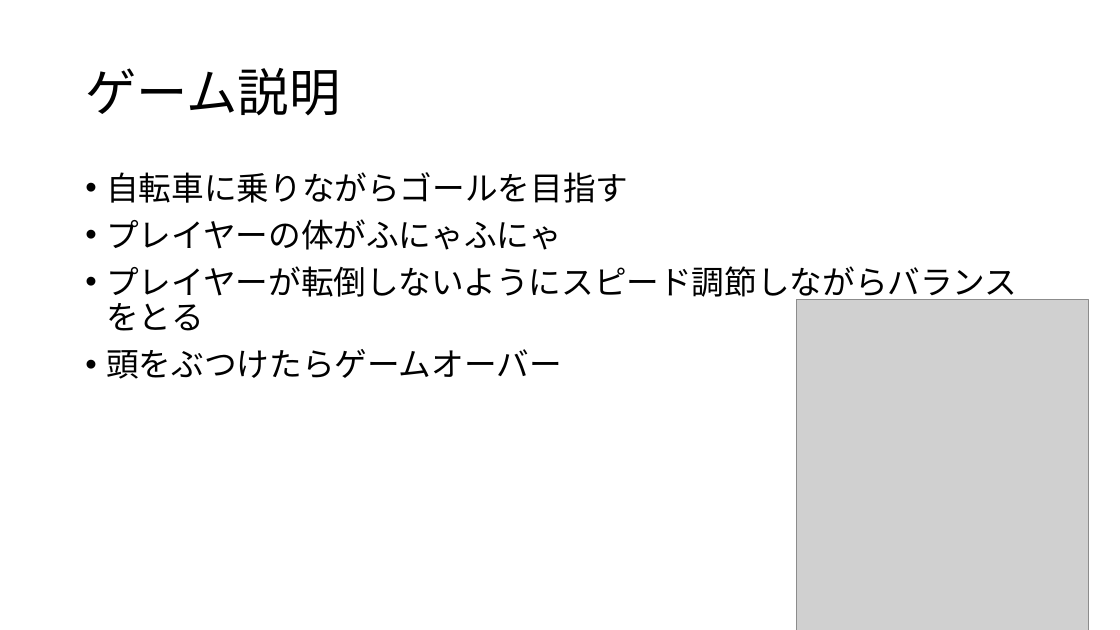
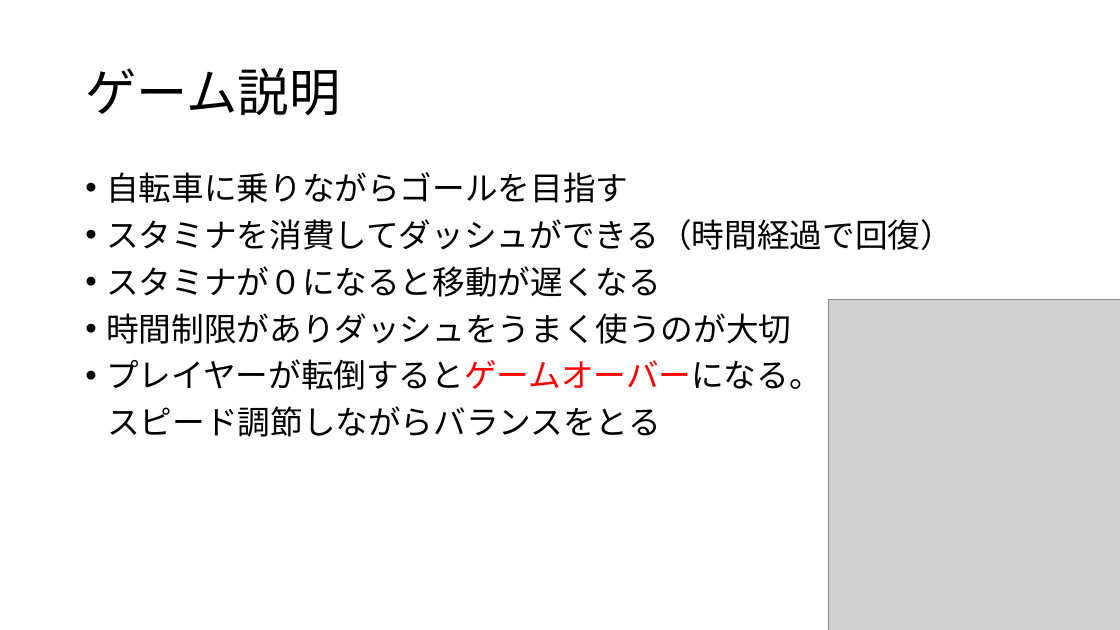
Before and after one commit to kawasakiryota1646/kawanishi, a slide deck: slide 3 of 爆チャリ.pptx. Drawn at 1120x630 pixels with LibreOffice and Linux fonts; fonts in the diff are those of the drawing; grey boxes stand for pictures. Boxes give left, top, right and bottom in pixels: in the first picture for what was removed or moved away, otherwise in the second. Text is boxed around its words. In the diff, an @@ line names an element or a change of style, - is before the commit and + after.

```diff
--- a/爆チャリ.pptx
+++ b/爆チャリ.pptx
@@ text at (106, 219, 953, 437): text changed @@
-• プレイヤーの体がふにゃふにゃ
-• プレイヤーが転倒しないようにスピード調節しながらバランスをとる
-• 頭をぶつけたらゲームオーバー
+• スタミナを消費してダッシュができる（時間経過で回復）
+• スタミナが０になると移動が遅くなる
+• 時間制限がありダッシュをうまく使うのが大切
+• プレイヤーが転倒するとゲームオーバーになる。
+スピード調節しながらバランスをとる
@@ picture: place and size @@
-picture at (797, 299, 1089, 630)
+picture at (828, 299, 1120, 630)
```
Also in this commit, not shown: 2 other slides changed.
